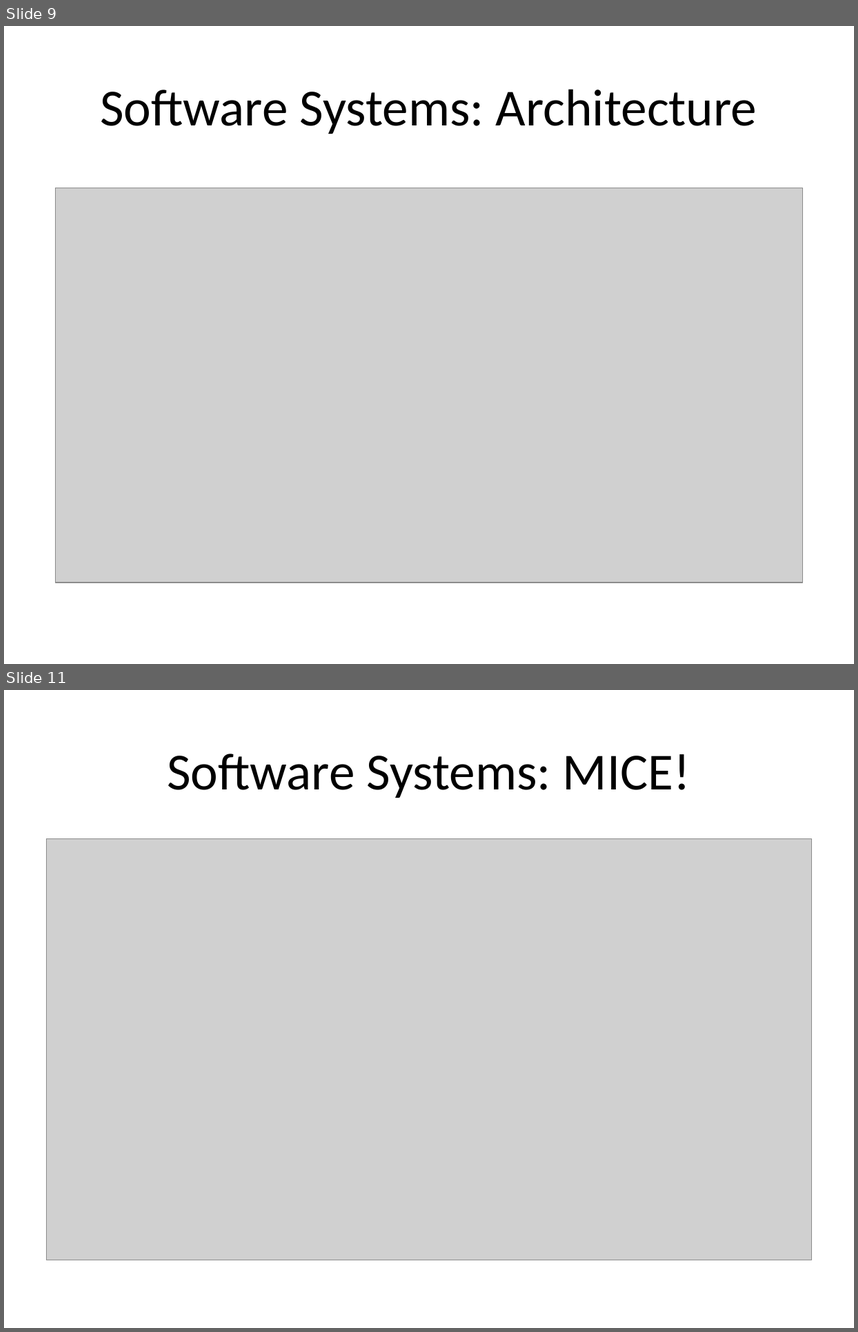
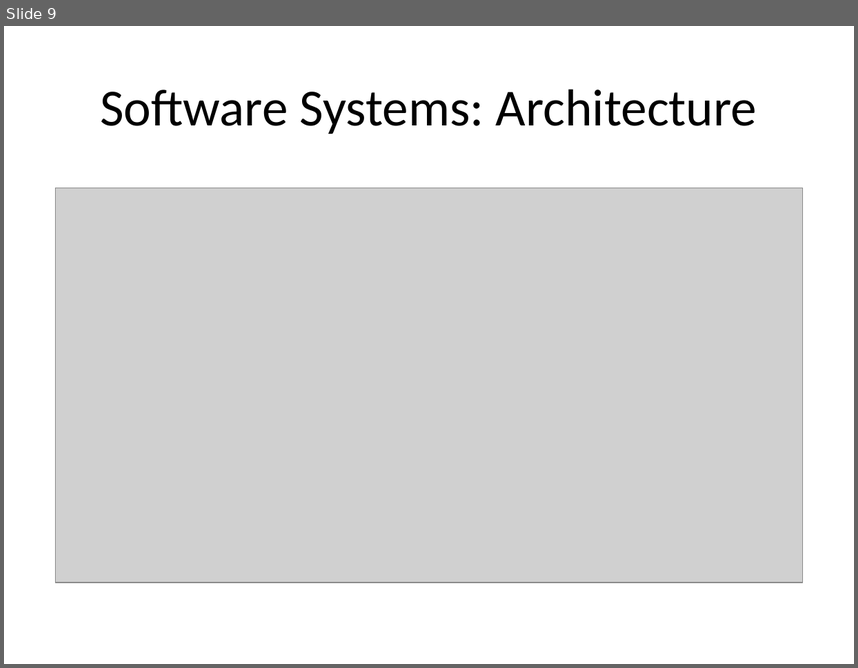
Before and after one commit to nforrester/6.141_labs, a slide deck: Other/Dryrun Proposal/Dryrun.ppt. Shown one above the other, each under a label of ours: slides 9 and 11 before the commit, slide 9 after it; the slides between them are not shown. The pictures are 858x1332 and 858x668 pixels, drawn with LibreOffice and Linux fonts; fonts in the diff are those of the drawing; grey boxes stand for pictures. Boxes give left, top, right and bottom in pixels: in the first picture for what was removed or moved away, otherwise in the second. Text is boxed around its words. In the diff, an @@ line names an element or a change of style, - is before the commit and + after.

```diff
--- a/Other/Dryrun Proposal/Dryrun.ppt
+++ b/Other/Dryrun Proposal/Dryrun.ppt
@@ slide 11 removed at [4,690,854,1328], background #FFFFFF @@
@@ title removed at [167,753,691,798] @@
-Software Systems: MICE!
@@ picture removed at [47,839,811,1259] @@
```
Also in this commit, not shown: 2 slides added, 2 other slides removed, 1 other file.
